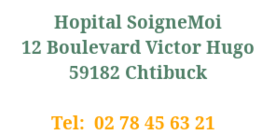
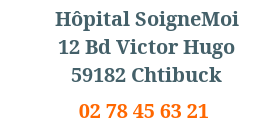
The second 280px x 140px image is a revision of the first. Changes to its layers:
removed layer "Hopital SoigneMoi ... #1" over (21, 14, 254, 130)
removed layer "Hopital SoigneMoi ..." over (51, 104, 99, 130)
added layer "02 78 45 63 21" above "Hôpital SoigneMoi ..." over (79, 104, 208, 118)
added layer "Hôpital SoigneMoi ..." above "Arrière-plan" over (55, 11, 239, 82)
